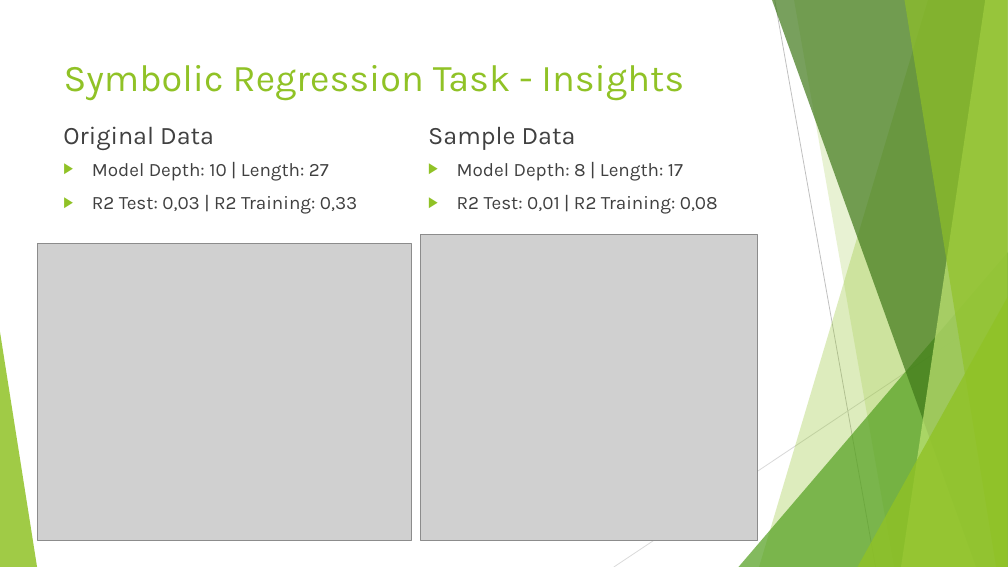
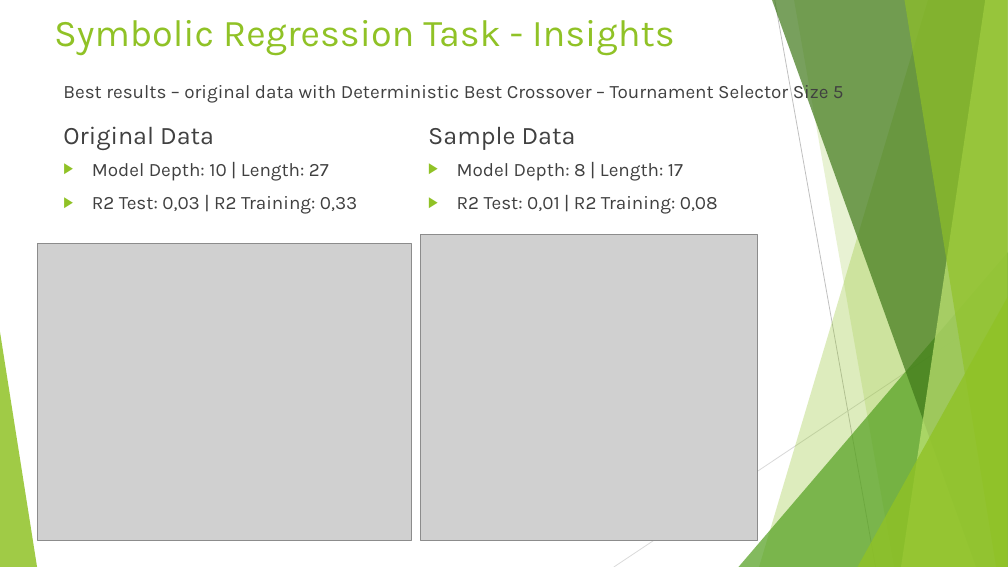
Before and after one commit to MaDe2101/DMLBeerProject, a slide deck: slide 8 of Documentation/Beer Data Presentation - Resampling Task.pptx (slide 7 before the commit). Drawn at 1008x567 pixels with LibreOffice and Linux fonts; fonts in the diff are those of the drawing; grey boxes stand for pictures. Boxes give left, top, right and bottom in pixels: in the first picture for what was removed or moved away, otherwise in the second. Text is boxed around its words. In the diff, an @@ line names an element or a change of style, - is before the commit and + after.

```diff
--- a/Documentation/Beer Data Presentation - Resampling Task.pptx
+++ b/Documentation/Beer Data Presentation - Resampling Task.pptx
@@ title "Symbolic Regression Task - Insights": place and size @@
-title "Symbolic Regression Task - Insights" at <box>64,65,684,101</box>
+title "Symbolic Regression Task - Insights" at <box>54,20,675,56</box>
@@ text added at <box>63,81,844,104</box>, 18 pt, text #404040 @@
+Best results – original data with Deterministic Best Crossover – Tournament Selector Size 5
```
Also in this commit, not shown: 6 other slides changed, 1 slide added.
